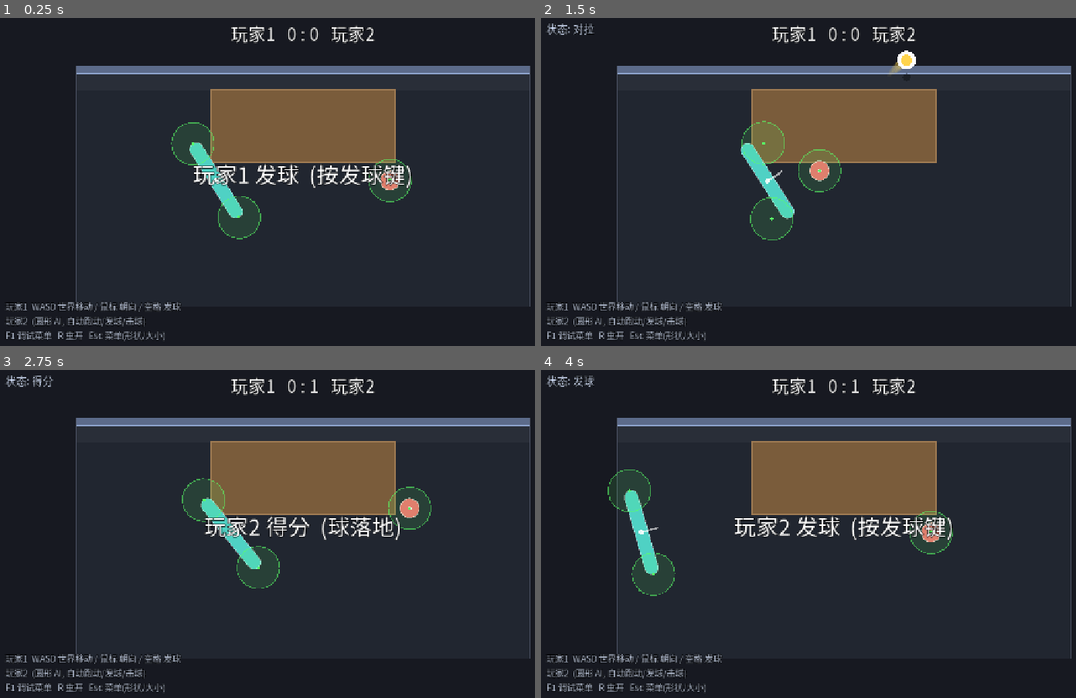
Above: before the commit, frames 1-4 (two rows, left to right).
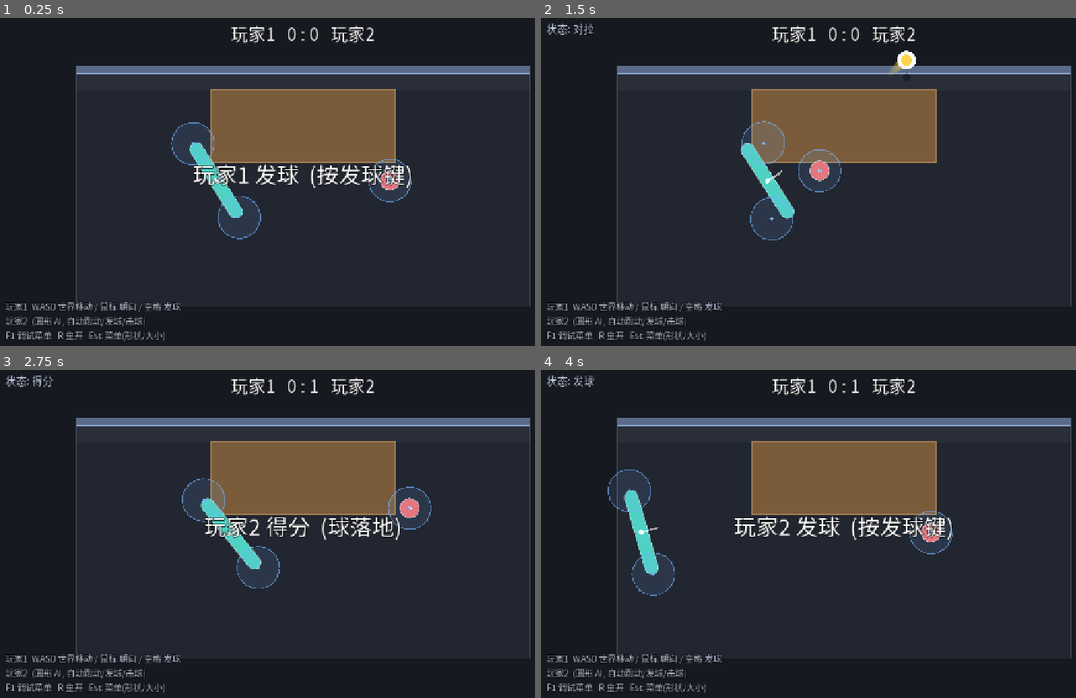
Above: after the commit, the same moments.

Repository: shuperidou/BMA-Arena
Game: Godot game, scene res://scenes/Main.tscn
Two runs of this game, one before a commit and one after it. Both use one fixed random seed, a clock stepped at 60 frames per second and the inputs below.
Inputs (mouse positions are in pixels of both pictures, inside the frame that each line leads up to):
- Up to frame 1 (0.25 s): no input
- Up to frame 2 (1.5 s): tap Enter at 0.5 s; move the mouse to (979, 168) at 0.52 s; hold D 0.53-1.25 s; tap 2 at 0.6 s; click (979, 168) at 0.67 s; tap Space at 0.77 s; drag from (722, 204) to (813, 254) at 1.27 s
- Up to frame 3 (2.75 s): move the mouse to (363, 461) at 2.02 s; hold D from 2.03 s (still down); tap 4 at 2.1 s
- Up to frame 4 (4 s): release D at 2.75 s; tap Space at 2.75, 3.77 s; drag from (813, 606) to (658, 484) at 2.77 s; move the mouse to (1027, 589) at 3.52 s; hold A from 3.53 s (still down); tap 6 at 3.6 s

The runs differ from the first frame. In frame 1, 0.2% of the frame differs, in the area x 31-78%, y 31-68%; in frame 2, 0.2%, in the area x 37-57%, y 31-68%; in frame 3, 0.2%; in frame 4, 0.2%.

Commit message:
feat: (1) smash success now free-solves vz+speed to guarantee landing on table (mirror+wall-loss); (2) hit-zone fill color shows swing power; (3) distinct visuals/text for save success/fail & smash success/fail; T14c

Diff:
--- a/scripts/ball/ball.gd
+++ b/scripts/ball/ball.gd
@@ -41,8 +41,8 @@
 # 击球反馈
 var hit_flash: float = 0.0        ## 1->0 的击球闪一下
 var last_strength: float = 0.0    ## 上次击球力度 (0..1)
-var last_was_save: bool = false   ## 上次击球是否是"防守救球"
-var last_was_smash: bool = false  ## 上次击球是否是"扣杀"
+var last_save_state: int = 0      ## 上次击球: 救球 0=无/1=成功/2=失败
+var last_smash_state: int = 0     ## 上次击球: 扣杀 0=无/1=成功/2=失败
 var last_hit_info: Dictionary = {} ## 上次击球调试信息
 var _trail: Array[Vector2] = []   ## 拖尾 (存视觉位置，含高度偏移)
 var _last_surface: int = 0        ## 最近一次弹跳的面 (0=无 1=桌 2=墙) —— 同面连弹即结算
@@ -73,8 +73,12 @@
 func register_hit(info: Dictionary) -> void:
 	last_hit_info = info
 	last_strength = clampf(info.get("strength", 0.0), 0.0, 1.0)
-	last_was_save = bool(info.get("defense_saved", false))
-	last_was_smash = bool(info.get("is_smash", false))
+	last_save_state = 0
+	if bool(info.get("is_defense", false)):
+		last_save_state = 1 if bool(info.get("defense_saved", false)) else 2
+	last_smash_state = 0
+	if bool(info.get("smash_attempt", false)):
+		last_smash_state = 1 if bool(info.get("is_smash", false)) else 2
 	hit_flash = 1.0
 
 ## 弹道发射：让球第一次落桌点尽量落在 target (xy)。高度从桌面起。
@@ -265,10 +269,14 @@
 	# 球心颜色: 救球=绿; 否则按力度 弱蓝<->强橙红
 	var core := Color(1.0, 0.83, 0.3)
 	if hit_flash > 0.05:
-		if last_was_smash:
-			core = Color(1.0, 0.35, 1.0)
-		elif last_was_save:
-			core = Color(0.35, 1.0, 0.45)
+		if last_smash_state == 1:
+			core = Color(1.0, 0.35, 1.0)      # 扣杀成功: 品红
+		elif last_smash_state == 2:
+			core = Color(0.5, 0.4, 0.55)      # 扣杀失败: 灰品红 (哑火)
+		elif last_save_state == 1:
+			core = Color(0.35, 1.0, 0.45)     # 救球成功: 绿
+		elif last_save_state == 2:
+			core = Color(0.55, 0.35, 0.32)    # 救球失败: 暗红
 		else:
 			core = Color(0.45, 0.7, 1.0).lerp(Color(1.0, 0.35, 0.15), last_strength)
 	# 拖尾 (越新越明显, 颜色跟随球心)
@@ -283,16 +291,22 @@
 	# 球：随高度放大 + 向上偏移 (影子与球的距离体现高度)
 	draw_circle(p, r, Color(1, 1, 1))
 	draw_circle(p, r * 0.6, core)
-	# 击球闪环 (颜色跟随球心: 救球=绿)
+	# 击球闪环 (颜色跟随球心); 救球失败 -> 断成几段的暗环, 一眼可辨
 	if hit_flash > 0.01:
 		var rr: float = radius * (1.5 + (1.0 - hit_flash) * 10.0)
-		draw_arc(p, rr, 0.0, TAU, 28, Color(core.r, core.g, core.b, hit_flash * 0.8), 3.0)
-	# 扣杀: 一圈尖刺 (与强力球/AI失误球明显区分)
-	if hit_flash > 0.05 and last_was_smash:
+		if last_save_state == 2:
+			for seg in 6:
+				var a0: float = float(seg) / 6.0 * TAU
+				draw_arc(p, rr, a0, a0 + TAU / 6.0 * 0.5, 6, Color(core.r, core.g, core.b, hit_flash * 0.7), 3.0)
+		else:
+			draw_arc(p, rr, 0.0, TAU, 28, Color(core.r, core.g, core.b, hit_flash * 0.8), 3.0)
+	# 扣杀: 一圈尖刺 (成功=又长又亮; 失败=又短又暗的"哑火"刺)
+	if hit_flash > 0.05 and last_smash_state != 0:
+		var ok: bool = last_smash_state == 1
 		var spikes: int = 12
 		var base_r: float = r * 1.15
-		var tip_r: float = r * (1.7 + (1.0 - hit_flash) * 3.5)
-		var col := Color(1.0, 0.35, 1.0, hit_flash * 0.9)
+		var tip_r: float = r * ((1.7 if ok else 1.3) + (1.0 - hit_flash) * (3.5 if ok else 1.0))
+		var col := Color(1.0, 0.35, 1.0, hit_flash * 0.9) if ok else Color(0.5, 0.42, 0.55, hit_flash * 0.65)
 		for i in spikes:
 			var ang: float = float(i) / float(spikes) * TAU
 			var dir_v: Vector2 = Vector2(cos(ang), sin(ang))
--- a/scripts/match/hit_system.gd
+++ b/scripts/match/hit_system.gd
@@ -55,14 +55,12 @@
 	# 触发判定。优先级: 扣杀 > 救球 > 其它 (互斥, 先到先得)。
 	var is_defense: bool = v_perp > GameConfig.defense_perp_threshold \
 		and absf(v_along) < v_perp * GameConfig.defense_max_along_ratio
-	var is_smash: bool = ball.z >= GameConfig.smash_height_min \
-		and strength >= GameConfig.smash_power_min \
-		and randf() < GameConfig.smash_success_chance
+	# 扣杀: "尝试"=条件成立; "成功"=再过概率 (用 attempt 区分视觉上的失败/成功)
+	var smash_attempt: bool = ball.z >= GameConfig.smash_height_min \
+		and strength >= GameConfig.smash_power_min
+	var is_smash: bool = smash_attempt and randf() < GameConfig.smash_success_chance
 	var defense_saved: bool = false
 	if is_smash:
-		# 扣杀 (最高优先): vz 改为向下的大值; 方向/落点仍照常。
-		# 因 z 高、且 z(t) 单调下降, 撞墙时刻早于落桌时刻 -> 自然"先撞墙再落桌"。
-		vz = GameConfig.smash_vz
 		is_defense = false
 	elif is_defense:
 		vz = clampf(vz * GameConfig.defense_vz_mult, GameConfig.hit_vz_min, GameConfig.hit_vz_max)
@@ -79,14 +77,26 @@
 	da = clampf(da, -cap, cap)
 
 	if is_smash:
-		# 扣杀: 由向下的大 vz 反推水平速度(很快), 照常瞄准墙/镜像 -> 自然先撞墙、再高速砸桌
-		var dist_s: float = maxf(to_m.length(), 1.0)
-		assisted_dir = recov_dir
+		# 扣杀成功: 舍弃固定参数, 按实际几何自由反解 —— 取目标落点 T(桌上), 反推(vz向下 + 水平速度),
+		# 让球"先撞墙、再正好砸到 T" (用镜像 + 墙反射损耗补偿)。保证一定上桌。
+		var tr_s: Rect2 = GameConfig.table_rect()
+		var T: Vector2 = Vector2(
+			clampf(p.x + randf_range(-70.0, 70.0), tr_s.position.x + 30.0, tr_s.end.x - 30.0),
+			tc.y + randf_range(-25.0, 25.0))
+		var M: Vector2 = Vector2(T.x, 2.0 * wall_y - T.y)
+		var to_M: Vector2 = M - p
+		var dist_m: float = maxf(to_M.length(), 1.0)
+		assisted_dir = to_M / dist_m
+		vz = -absf(GameConfig.smash_vz)                       # 向下
 		var z0s: float = maxf(ball.z, GameConfig.table_z)
 		var discs: float = vz * vz + 2.0 * g * (z0s - GameConfig.table_z)
 		var tfs: float = (vz + sqrt(maxf(discs, 0.0))) / maxf(g, 1.0)
-		final_speed = clampf(dist_s / maxf(tfs, 0.0001) * GameConfig.smash_speed_mult,
-			0.0, GameConfig.hit_speed_max * 4.0)
+		var wbf: float = clampf(GameConfig.wall_bounce_factor, 0.05, 1.0)
+		var fw: float = 0.0
+		if absf(p.y - M.y) > 1.0:
+			fw = clampf((p.y - wall_y) / (p.y - M.y), 0.0, 1.0)
+		var tfs_eff: float = maxf(tfs * (1.0 - (1.0 - wbf) * fw), 0.0001)
+		final_speed = clampf(dist_m / tfs_eff, GameConfig.hit_speed_min, GameConfig.hit_speed_max * 4.0)
 		assist_angle = 0.0
 	elif is_defense and defense_saved:
 		# 救球成功: vz 固定, 由它反推水平初速, 让球正好"够到"墙后镜像(桌中心)附近。
@@ -128,6 +138,7 @@
 		"assist_speed_delta": assist_speed_delta,
 		"is_defense": is_defense,
 		"defense_saved": defense_saved,
+		"smash_attempt": smash_attempt,
 		"is_smash": is_smash,
 	}
 
--- a/scripts/player/hit_point.gd
+++ b/scripts/player/hit_point.gd
@@ -8,6 +8,7 @@
 var reach: float = 22.0
 var velocity: Vector2 = Vector2.ZERO        ## 世界空间实际速度 (有限差分)
 var swing_velocity: Vector2 = Vector2.ZERO  ## 判定区"挥动"速度 (未夹制, 经身体 rotation; 击球力度依据)
+var power01: float = 0.0                     ## 当前挥拍力量 (0..1, 由 PlayerController 写入 -> 判定区填充色)
 var _prev_world: Vector2 = Vector2.ZERO
 var _has_prev: bool = false
 
@@ -27,6 +28,9 @@
 	return global_position.distance_to(ball.global_position) <= reach + ball.radius
 
 func _draw() -> void:
-	draw_circle(Vector2.ZERO, reach, Color(0.35, 1.0, 0.4, 0.12))
-	draw_arc(Vector2.ZERO, reach, 0.0, TAU, 28, Color(0.35, 1.0, 0.4, 0.55), 2.0)
-	draw_circle(Vector2.ZERO, 3.0, Color(0.35, 1.0, 0.4))
+	# 填充色随"挥拍力量"变化: 弱=蓝, 强=橙红 (与球的力度配色一致)
+	var pw: float = clampf(power01, 0.0, 1.0)
+	var fill: Color = Color(0.45, 0.7, 1.0).lerp(Color(1.0, 0.35, 0.15), pw)
+	draw_circle(Vector2.ZERO, reach, Color(fill.r, fill.g, fill.b, 0.12 + 0.22 * pw))
+	draw_arc(Vector2.ZERO, reach, 0.0, TAU, 28, Color(fill.r, fill.g, fill.b, 0.6), 2.0)
+	draw_circle(Vector2.ZERO, 3.0, Color(fill.r, fill.g, fill.b))
--- a/scripts/player/player_controller.gd
+++ b/scripts/player/player_controller.gd
@@ -77,6 +77,13 @@
 ## 形状长轴半长 (判定区间距)。
 func _shape_half() -> float:
 	return GameConfig.player_shape_half()
+
+## 挥拍力量 (0..1): 由"沿朝向的挥速"经力度曲线算出 (仅供判定区填色)。
+func _swing_power01(sw: Vector2) -> float:
+	var facing: Vector2 = Vector2.RIGHT.rotated(rotation)
+	var ref: float = maxf(GameConfig.hit_zone_speed_ref, 1.0)
+	var t: float = clampf(maxf(sw.dot(facing), 0.0) / ref, 0.0, 1.0)
+	return pow(t, maxf(GameConfig.hit_speed_curve, 0.05))
 
 ## P4 体型代价: 移动速度倍率 (越大越慢)。只作用玩家(索引1), AI 不继承玩家变异。
 func _size_speed_mult() -> float:
@@ -133,6 +140,7 @@
 			hp.position = _ai_arm_cur
 			hp.reach = GameConfig.ai_hit_reach
 			hp.swing_velocity = sw2
+			hp.power01 = _swing_power01(sw2)
 		_recenter_body(state, step, _ai_face_point(), 0.0)
 	else:
 		_update_controls(state, step)
@@ -197,8 +205,11 @@
 	#   两端"位置"仍反向移动, 但"挥动速度"一致, 这样鼠标向下猛拉=防守 与用哪端无关。
 	if hit_points.size() >= 2:
 		var sw: Vector2 = swing_local.rotated(rotation)
+		var p01: float = _swing_power01(sw)
 		hit_points[0].swing_velocity = sw
 		hit_points[1].swing_velocity = sw
+		hit_points[0].power01 = p01
+		hit_points[1].power01 = p01
 	debug_hit_zone_local_delta = target_local
 	# 鼠标左右拖动时，身体跟随做"有限的小幅旋转"
 	var drag_rad: float = 0.0
--- a/scripts/tools/hit_test.gd
+++ b/scripts/tools/hit_test.gd
@@ -365,6 +365,11 @@
 	_check("T14 先撞墙 (撞墙时 z>桌高 且早于落桌)",
 		tw14 < tf14 and zw14 > GameConfig.table_z,
 		"t_wall=%.3f t_flight=%.3f z_wall=%.0f" % [tw14, tf14, zw14])
+	# T14c: 扣杀成功 -> 反解保证"反射后落点在桌上"
+	var ep14: Vector2 = ball.global_position + o_sm.assisted_dir * o_sm.ball_speed * tf14
+	var ld14: Vector2 = Vector2(ep14.x, 2.0 * wy14 - ep14.y) if ep14.y < wy14 else ep14
+	_check("T14c 扣杀落点在桌上", GameConfig.table_rect().grow(20.0).has_point(ld14),
+		"land=(%.0f,%.0f)" % [ld14.x, ld14.y])
 	# 低球不触发
 	ball.z = 80.0
 	_setv(Vector2(0.0, -2000.0))
--- a/scripts/ui/hud.gd
+++ b/scripts/ui/hud.gd
@@ -98,12 +98,20 @@
 	# 阻挡 / 救球 文字提示：只在 F1 打开且该分类开启时显示
 	var show: bool = _debug_menu_visible and GameConfig.debug_show_block_hud
 	_block_label.visible = show and _block_label.text != ""
-	var saving: bool = false
+	var save_state: int = 0
 	if match_ref != null and match_ref.ball != null:
 		var b: Ball = match_ref.ball
-		saving = b.hit_flash > 0.2 and bool(b.last_hit_info.get("defense_saved", false))
-	_save_label.text = "救球！" if saving else ""
-	_save_label.visible = show and saving
+		if b.hit_flash > 0.2:
+			save_state = b.last_save_state
+	if save_state == 1:
+		_save_label.text = "救球成功！"
+		_save_label.add_theme_color_override("font_color", Color(0.4, 1.0, 0.5))
+	elif save_state == 2:
+		_save_label.text = "救球失败"
+		_save_label.add_theme_color_override("font_color", Color(0.95, 0.45, 0.4))
+	else:
+		_save_label.text = ""
+	_save_label.visible = show and save_state != 0
 
 func _update_block_label() -> void:
 	if match_ref == null or match_ref.block_system == null:
